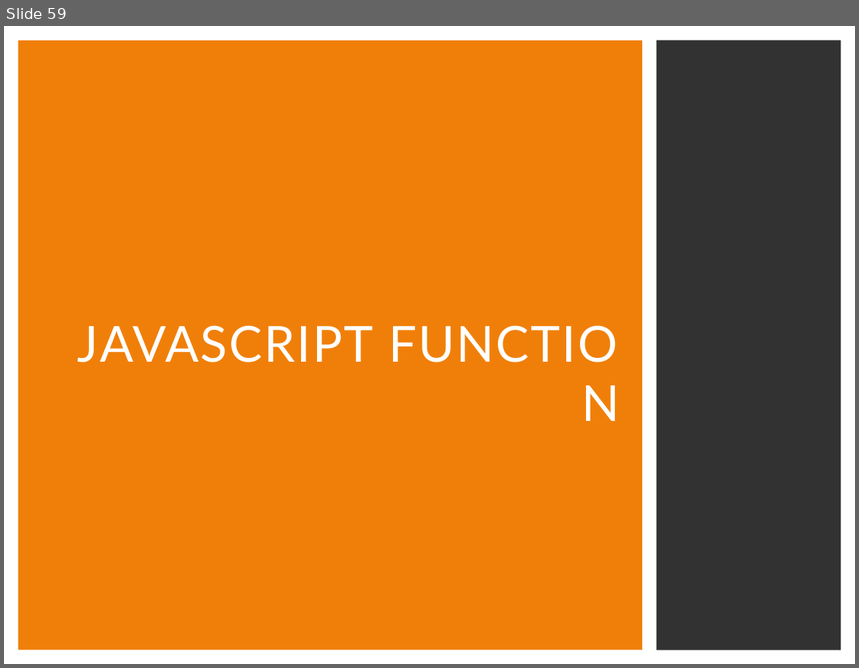
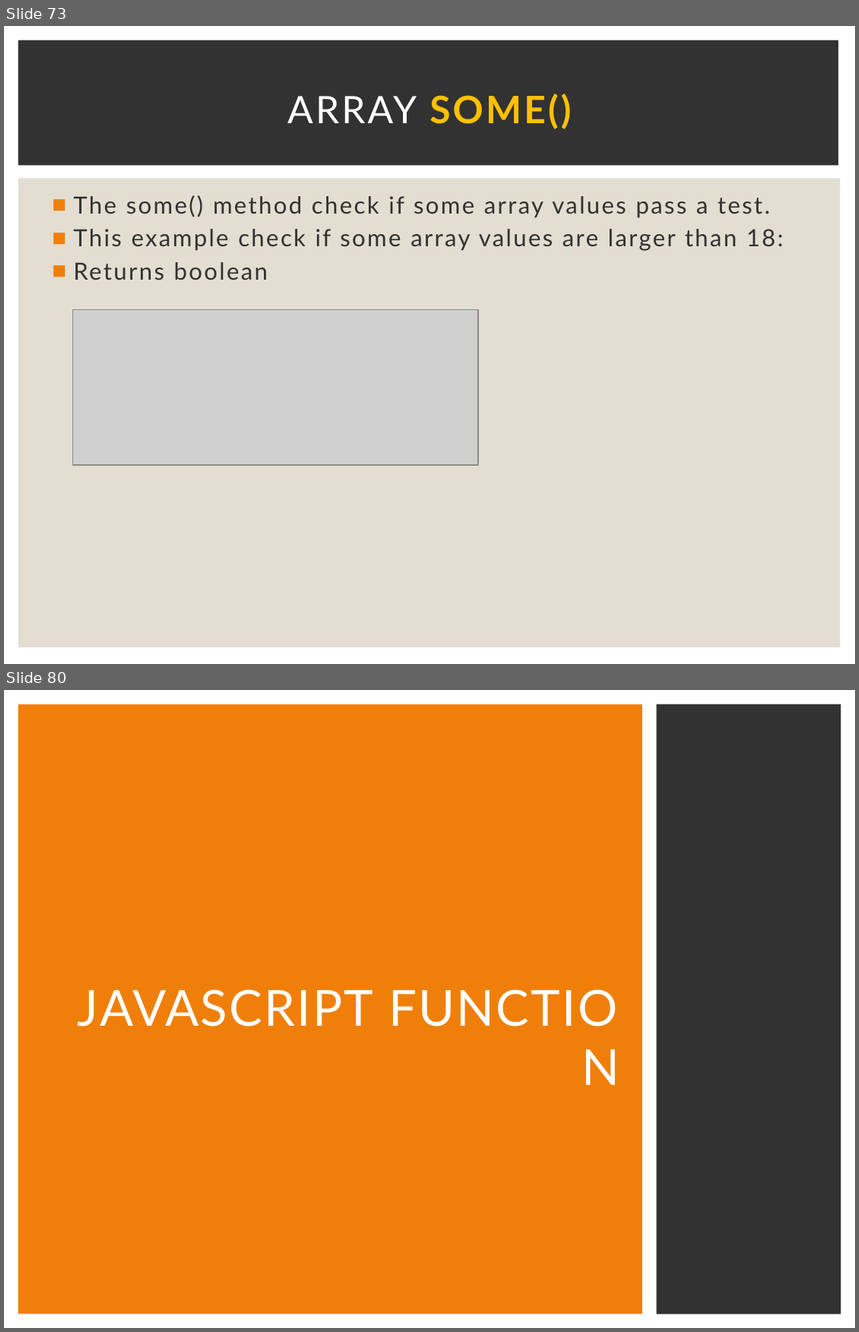
Before and after one commit to Karamihova/Fundamentals-JS, a slide deck: Programming Prep.pptx. Shown one above the other, each under a label of ours: slide 59 before the commit, slides 73 and 80 after it; the slides between them are not shown. The pictures are 859x668 and 859x1332 pixels, drawn with LibreOffice and Linux fonts; fonts in the diff are those of the drawing; grey boxes stand for pictures. Boxes give left, top, right and bottom in pixels: in the first picture for what was removed or moved away, otherwise in the second. Text is boxed around its words. In the diff, an @@ line names an element or a change of style, - is before the commit and + after.

```diff
--- a/Programming Prep.pptx
+++ b/Programming Prep.pptx
@@ slide 73 added at <box>4,26,855,664</box>, background #FFFFFF @@
@@ rectangle added at <box>18,40,839,166</box>, fill #323232 @@
@@ title added at <box>287,94,571,129</box>, 32 pt, text #FFC000, bold @@
+ARRAY SOME()
@@ rectangle added at <box>18,178,841,648</box>, fill #E3DED1 @@
@@ text added at <box>73,195,784,281</box>, 20 pt, text #323232 @@
+■ The some() method check if some array values pass a test.
+■ This example check if some array values are larger than 18:
+■ Returns boolean
@@ picture added at <box>73,310,478,465</box> @@
@@ what was slide 59 is now slide 80 @@
```
Also in this commit, not shown: 1 slide changed, 20 other slides added.
